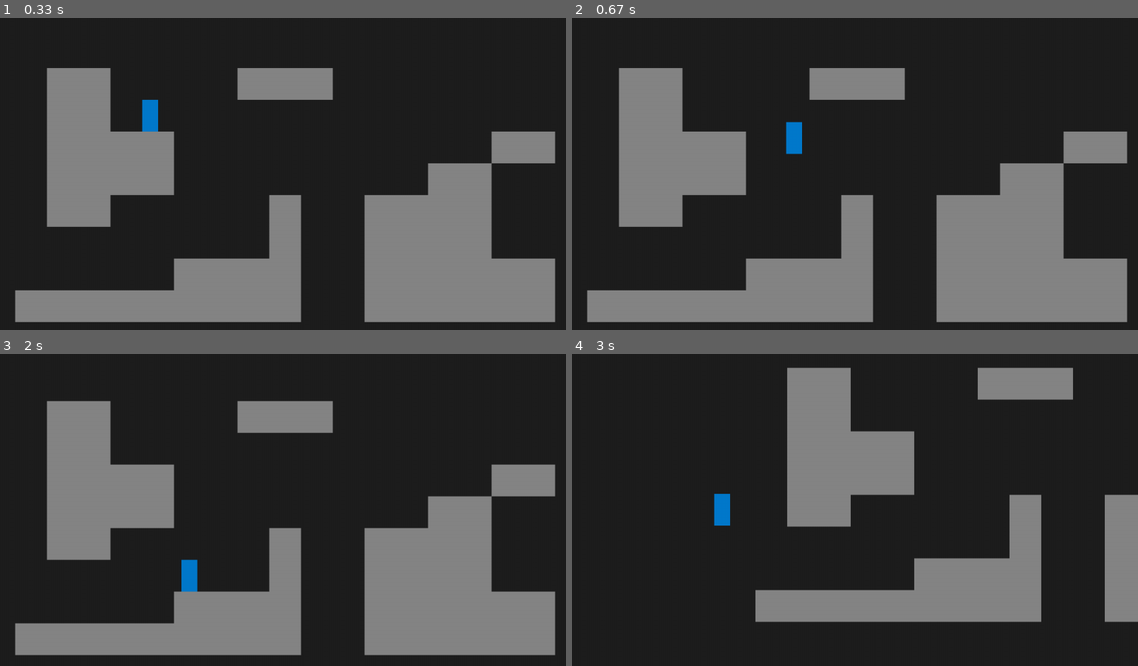
Above: before the commit, frames 1-4 (two rows, left to right).
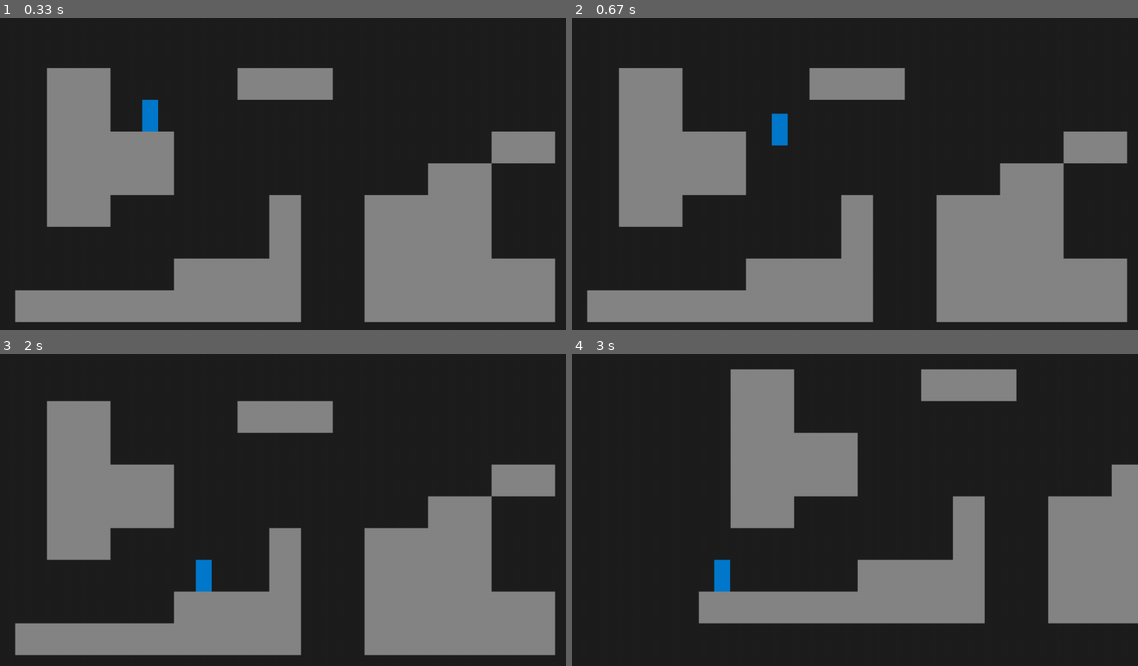
Above: after the commit, the same moments.

Repository: 2nPlusOne/pygame-platformer
Game: pygame game, started from main.py
Same seed, same stepped clock (60 frames per second), same inputs: the game is played once before the commit and once after it.
Inputs:
- Up to frame 1 (0.33 s): no input
- Up to frame 2 (0.67 s): hold Right from 0.33 s (still down)
- Up to frame 3 (2 s): release Right at 0.8 s; hold Up 0.83-1.13 s; hold Left from 1.67 s (still down)
- Up to frame 4 (3 s): release Left at 2.2 s; hold Left 2.23-2.63 s; hold Up from 2.67 s (still down)

Frame 1 is identical in both runs. In frame 2, 0.6% of the frame differs, in the area x 35-41%, y 30-44%; in frame 3, 0.5%; in frame 4, 25%, in the area x 22-100%, y 4-87%.

Commit message:
Added vsync and renamed air_timer to coyote_timer

Diff:
--- a/main.py
+++ b/main.py
@@ -7,7 +7,7 @@
 
 # Pygame Initialization
 pygame.init()
-screen = pygame.display.set_mode((SCREEN_WIDTH, SCREEN_HEIGHT))
+screen = pygame.display.set_mode((SCREEN_WIDTH, SCREEN_HEIGHT), vsync=True)
 clock = pygame.time.Clock()
 pygame.display.set_caption(TITLE)
 
--- a/player.py
+++ b/player.py
@@ -1,6 +1,7 @@
 import pygame
 from settings import *
 import utils
+from math import sqrt
 
 class Player(pygame.sprite.Sprite):
     def __init__(self, pos, groups, collision_sprites):
@@ -28,7 +29,7 @@
         self.jump_velocity = ((-2 * MAX_JUMP_HEIGHT) / TIME_TO_JUMP_APEX) - self.fall_gravity
 
         # Time
-        self.air_timer = 0
+        self.coyote_timer = 0
         self.est_delta_time = 1 / FPS
         self.last_frame_ticks = 0 # Not used if using estimated delta_time (1/FPS)
 
@@ -58,7 +59,8 @@
     def try_jump(self):
         """Conditionally applies jumping force to the player."""
         jump_not_allowed = not (self.jumps_remaining > 0 and
-                                (self.is_grounded or self.is_jumping or self.air_timer < COYOTE_TIME))
+                                (self.is_grounded or self.is_jumping or
+                                 self.coyote_timer < COYOTE_TIME))
         if jump_not_allowed: return
         self.is_jumping = True
         self.jumps_remaining -= 1
@@ -131,7 +133,7 @@
 
     def handle_air_timer(self):
         """Resets air timer if grounded, otherwise adds the delta time."""
-        self.air_timer = 0 if self.is_grounded else round(self.air_timer + self.est_delta_time, 2)
+        self.coyote_timer = 0 if self.is_grounded else round(self.coyote_timer + self.est_delta_time, 2)
 
 
     def update(self):
@@ -140,6 +142,8 @@
         self.move()
         self.set_grounded()
 
+        print(f"jump_velocity: {self.jump_velocity}")
+
     # Zombie method, only used if I decide I need perfect delta time (should probably remove this...)
     def update_real_delta_time(self):
         """Update the delta time."""
--- a/settings.py
+++ b/settings.py
@@ -33,13 +33,13 @@
 FPS = 60
 
 # Player settings
-MAX_PLAYER_SPEED = 10
+MAX_PLAYER_SPEED = 8
 SMOOTH_TIME = 0.1
 COLLISION_TOLERANCE = TILE_SIZE / 2
 GRAVITY = .8
 
 # Jumping
-COYOTE_TIME = 0.2
+COYOTE_TIME = 5 * (1 / FPS) # Frames of coyote time * time duration of 1 frame
 MAX_JUMPS = 2
 MAX_JUMP_HEIGHT = 2 * TILE_SIZE
 TIME_TO_JUMP_APEX = 0.35 * FPS
